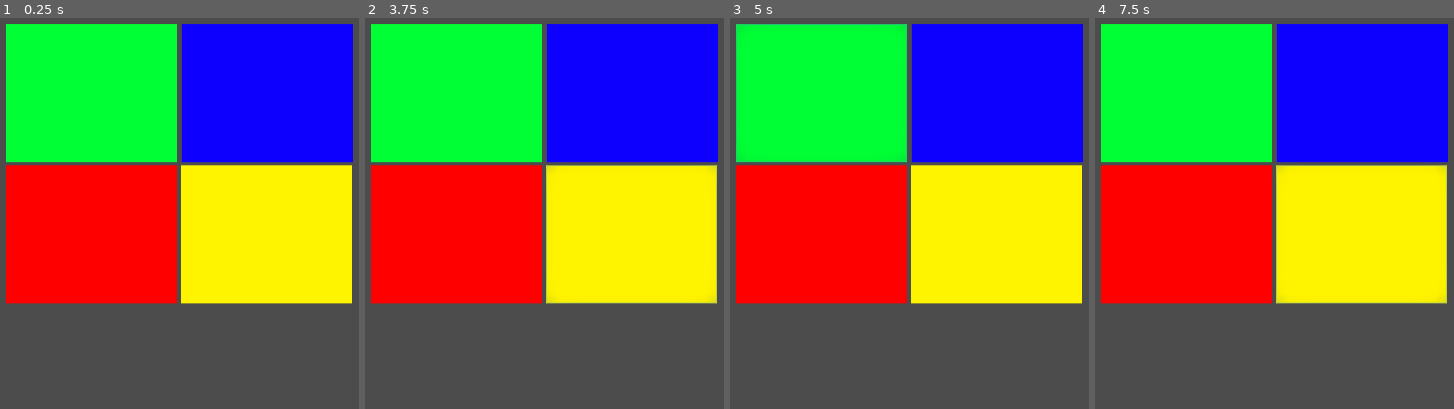
Above: before the commit, frames 1-4 (left to right).
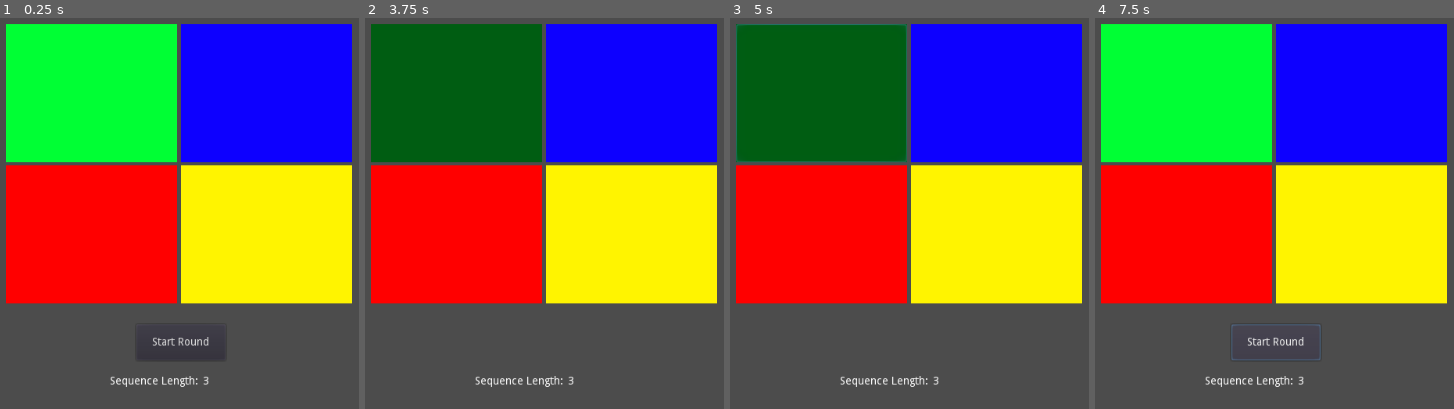
Above: after the commit, the same moments.

Repository: ddquinten/godotProjects
Game: Godot game, scene res://Scenes/World.tscn
The game is run twice, just before and just after one commit, with the same random seed, the same clock (stepped at 60 frames per second) and the same inputs.
Inputs (mouse positions are in pixels of both pictures, inside the frame that each line leads up to):
- Up to frame 1 (0.25 s): no input
- Up to frame 2 (3.75 s): click (458, 92) at 0.5 s; click (630, 92) at 1.25 s; click (458, 233) at 2 s; click (630, 233) at 2.75 s; click (544, 342) at 3.5 s, where only the run after the commit has a clickable "Start Round"
- Up to frame 3 (5 s): click (823, 92) at 4.25 s
- Up to frame 4 (7.5 s): click (1360, 92) at 5 s; click (1188, 233) at 5.75 s; click (1360, 233) at 6.5 s; click (1274, 342) at 7.25 s, where only the run after the commit has a clickable "Start Over?"

The runs differ from the first frame. In frame 1, 0.7% of the frame differs, in the area x 30-99%, y 1-95%; in frame 2, 18%, in the area x 1-99%, y 1-95%; in frame 3, 17%; in frame 4, 1.4%.

Commit message:
Finished game
TODO:
Game modes
Main Menu
High Score

Diff:
--- a/MemoryGame/Scenes/World.tscn
+++ b/MemoryGame/Scenes/World.tscn
@@ -1,10 +1,14 @@
-[gd_scene load_steps=18 format=2]
+[gd_scene load_steps=22 format=2]
 
 [ext_resource path="res://Scripts/World.gd" type="Script" id=1]
 [ext_resource path="res://Scripts/Blue.gd" type="Script" id=2]
 [ext_resource path="res://Scripts/Yellow.gd" type="Script" id=3]
 [ext_resource path="res://Scripts/Green.gd" type="Script" id=4]
 [ext_resource path="res://Scripts/Red.gd" type="Script" id=5]
+[ext_resource path="res://Scripts/LastInput.gd" type="Script" id=6]
+[ext_resource path="res://Scripts/GoButton.gd" type="Script" id=7]
+[ext_resource path="res://Scripts/SeqLength.gd" type="Script" id=8]
+[ext_resource path="res://Scripts/Wait.gd" type="Script" id=9]
 
 [sub_resource type="StyleBoxFlat" id=1]
 bg_color = Color( 0, 1, 0.207843, 1 )
@@ -62,9 +66,9 @@
 }
 
 [node name="Blue" type="Button" parent="."]
-margin_left = 513.0
+margin_left = 512.0
 margin_top = 72.0
-margin_right = 732.0
+margin_right = 731.0
 margin_bottom = 249.0
 rect_pivot_offset = Vector2( 307, 167 )
 custom_styles/hover = SubResource( 4 )
@@ -108,3 +112,87 @@
 __meta__ = {
 "_edit_use_anchors_": false
 }
+
+[node name="Last Input" type="Label" parent="."]
+visible = false
+margin_left = 453.0
+margin_top = 489.0
+margin_right = 527.0
+margin_bottom = 520.0
+text = "Last Input:
+"
+script = ExtResource( 6 )
+__meta__ = {
+"_edit_use_anchors_": false
+}
+
+[node name="Input" type="Label" parent="Last Input"]
+margin_left = 74.0
+margin_top = -1.0
+margin_right = 149.0
+margin_bottom = 15.0
+autowrap = true
+__meta__ = {
+"_edit_use_anchors_": false
+}
+
+[node name="Wait" type="Label" parent="."]
+visible = false
+margin_left = 469.0
+margin_top = 489.0
+margin_right = 568.0
+margin_bottom = 520.0
+text = "Watch Carefully"
+script = ExtResource( 9 )
+__meta__ = {
+"_edit_use_anchors_": false
+}
+
+[node name="ButtonDelay" type="Timer" parent="."]
+
+[node name="GoButton" type="Button" parent="."]
+visible = false
+margin_left = 455.0
+margin_top = 457.0
+margin_right = 569.0
+margin_bottom = 503.0
+rect_pivot_offset = Vector2( 307, 167 )
+text = "Start Round"
+script = ExtResource( 7 )
+__meta__ = {
+"_edit_use_anchors_": false
+}
+
+[node name="SeqLength" type="Label" parent="."]
+visible = false
+margin_left = 421.0
+margin_top = 523.0
+margin_right = 534.0
+margin_bottom = 554.0
+text = "Sequence Length:
+"
+script = ExtResource( 8 )
+__meta__ = {
+"_edit_use_anchors_": false
+}
+
+[node name="Length" type="Label" parent="SeqLength"]
+margin_left = 119.0
+margin_right = 194.0
+margin_bottom = 16.0
+text = "NULL"
+autowrap = true
+__meta__ = {
+"_edit_use_anchors_": false
+}
+
+[node name="GameOver" type="Label" parent="."]
+visible = false
+margin_left = 470.0
+margin_top = 546.0
+margin_right = 583.0
+margin_bottom = 577.0
+text = "Game Over!"
+__meta__ = {
+"_edit_use_anchors_": false
+}
--- a/MemoryGame/Scripts/Blue.gd
+++ b/MemoryGame/Scripts/Blue.gd
@@ -3,4 +3,4 @@
 signal _blue
 
 func _pressed():
-	emit_signal("_blue")
+	emit_signal("_blue", 1)
--- /dev/null
+++ b/MemoryGame/Scripts/GoButton.gd
@@ -0,0 +1,23 @@
+extends Button
+
+signal _go
+onready var gameOver = false
+
+func _ready():
+	$"/root/World".connect("_gameOver", self, "_gameOver")
+
+func _pressed():
+	if !gameOver:
+		emit_signal("_go")
+	else:
+		text = "Start Round"
+		gameOver = false
+		$"/root/World".setUpGame()
+
+func _gameOver():
+	text = "Start Over?"
+	visible = true
+	gameOver = true
+
+func toggle(value):
+	visible = value
--- a/MemoryGame/Scripts/Green.gd
+++ b/MemoryGame/Scripts/Green.gd
@@ -3,4 +3,4 @@
 signal _green
 
 func _pressed():
-	emit_signal("_green")
+	emit_signal("_green", 0)
--- /dev/null
+++ b/MemoryGame/Scripts/LastInput.gd
@@ -0,0 +1,27 @@
+extends Label
+
+func _ready():
+	$"../Blue".connect("_blue", self, "_update")
+	$"../Red".connect("_red", self, "_update")
+	$"../Green".connect("_green", self, "_update")
+	$"../Yellow".connect("_yellow", self, "_update")
+
+func _update(color):
+	match color:
+		0:
+			$Input.text = "Green"
+		1:
+			$Input.text = "Blue"
+		2:
+			$Input.text = "Red"
+		3:
+			$Input.text = "Yellow"
+		_:
+			$Input.text = ""
+
+func toggleText(value, string):
+	visible = value
+	_update(string)
+
+func toggle(value):
+	 visible = value
--- a/MemoryGame/Scripts/Red.gd
+++ b/MemoryGame/Scripts/Red.gd
@@ -3,4 +3,4 @@
 signal _red
 
 func _pressed():
-	emit_signal("_red")
+	emit_signal("_red", 2)
--- /dev/null
+++ b/MemoryGame/Scripts/SeqLength.gd
@@ -0,0 +1,19 @@
+extends Label
+onready var global = $"/root/World"
+
+func _ready():
+	global.connect("_gameOver", self, "_gameOver")
+
+func _update():
+	text = "Sequence Length: "
+	$Length.text = str(global._sequenceLength)
+
+func _gameOver():
+	text = "   Highest Length:"
+	var lowest = global._sequenceLength - 1
+	if lowest < 3:
+		lowest = 0
+	$Length.text = str(lowest)
+
+func toggle(value):
+	visible = value
--- /dev/null
+++ b/MemoryGame/Scripts/Wait.gd
@@ -0,0 +1,8 @@
+extends Label
+
+func toggle(value):
+	visible = value
+
+func toggleText(value, string):
+	visible = value
+	text = string
--- a/MemoryGame/Scripts/World.gd
+++ b/MemoryGame/Scripts/World.gd
@@ -1,34 +1,109 @@
 extends Node2D
-enum _colors {GREEN, BLUE, RED, YELLOW}
-var rng = RandomNumberGenerator.new()
-var _genSeq = []
-var _guess = []
+#enum _colors {GREEN, BLUE, RED, YELLOW}
+onready var timer = $ButtonDelay
+onready var _rng = RandomNumberGenerator.new()
+onready var _sequenceLength = 3
+
+var _genSeq
+var _guess
+var _index
+var _canReceive
+var _valid
+
+signal _received
+signal _done
+signal _gameReadyState
+signal _gameOver
 
 func _ready():
-	$Blue.connect("_blue", self, "_blue")
-	$Red.connect("_red", self, "_red")
-	$Green.connect("_green", self, "_green")
-	$Yellow.connect("_yellow", self, "_yellow")
-	genSequence()
+	$Blue.connect("_blue", self, "_buttonReceived")
+	$Red.connect("_red", self, "_buttonReceived")
+	$Green.connect("_green", self, "_buttonReceived")
+	$Yellow.connect("_yellow", self, "_buttonReceived")
+	$GoButton.connect("_go", self, "_startGame")
+	timer.set_wait_time(.5)
+	setUpGame()
+
+func setUpGame(value = 3):
+	$GameOver.visible = false
+	$GoButton.toggle(true)
+	$SeqLength.toggle(true)
+	_genSeq = []
+	_guess = []
+	_canReceive = false
+	_valid = false
+	_index = 0
+	_sequenceLength = value
+	$SeqLength._update()
+
+func _startGame():
+	# section to create random sequence
+	$GoButton.toggle(false)
+	$Wait.toggleText(false, "Watch Carefully!")
+	genSequence(_sequenceLength)
+	yield(self, "_gameReadyState")
+
+	#prepare round info
+	$Wait.toggle(false)
+	$GoButton.toggle(false)
+	$"Last Input".toggleText(true, "")
+
+	# checking user guess
+	while _index < _genSeq.size():
+		_canReceive = true
+		yield(self, "_received")
+		if not _valid:
+			gameOver()
+			return
+		else:
+			_index = _index + 1
+
+	$"Last Input".toggle(false)
+	setUpGame(_sequenceLength + 1)
+
+func gameOver():
+	$"Last Input".toggle(false)
+	$GameOver.visible = true
+	emit_signal("_gameOver")
 
 func genNum():
-	rng.randomize()
-	return rng.randi_range(0, 3)
+	_rng.randomize()
+	return _rng.randi_range(0, 3)
 
-func genSequence():
-	for i in range(0,3):
-		rng.randomize()
+func genSequence(value):
+	for i in range(0,value):
+		_rng.randomize()
 		_genSeq.append(genNum())
-		print(_genSeq[i])
+		match _genSeq[i]:
+			0: #green
+				toggleButton($Green)
+			1: #blue
+				toggleButton($Blue)
+			2: #red
+				toggleButton($Red)
+			3: #yellow
+				toggleButton($Yellow)
+		yield(self, "_done")
+	emit_signal("_gameReadyState")
 
-func _blue():
-	print("received")
+func toggleButton(color):
+	color.toggle_mode = true
+	color.pressed = true
+	timer.start()
+	yield(timer, "timeout")
+	color.pressed = false
+	color.toggle_mode = false
+	timer.start()
+	yield(timer, "timeout")
+	emit_signal("_done")
 
-func _red():
-	print("received")
 
-func _green():
-	print("received")
+func checkSequence():
+	_valid = _guess[_index] == _genSeq[_index]
+	emit_signal("_received")
 
-func _yellow():
-	print("received")
+func _buttonReceived(value):
+	if _canReceive:
+		_canReceive = false
+		_guess.append(value)
+		checkSequence()
--- a/MemoryGame/Scripts/Yellow.gd
+++ b/MemoryGame/Scripts/Yellow.gd
@@ -3,4 +3,4 @@
 signal _yellow
 
 func _pressed():
-	emit_signal("_yellow")
+	emit_signal("_yellow", 3)
--- a/MemoryGame/project.godot
+++ b/MemoryGame/project.godot
@@ -19,6 +19,11 @@
 run/main_scene="res://Scenes/World.tscn"
 config/icon="res://icon.png"
 
+[display]
+
+window/stretch/mode="viewport"
+window/stretch/aspect="keep"
+
 [rendering]
 
 environment/default_environment="res://default_env.tres"
Not shown, added: MemoryGame/export_presets.cfg
